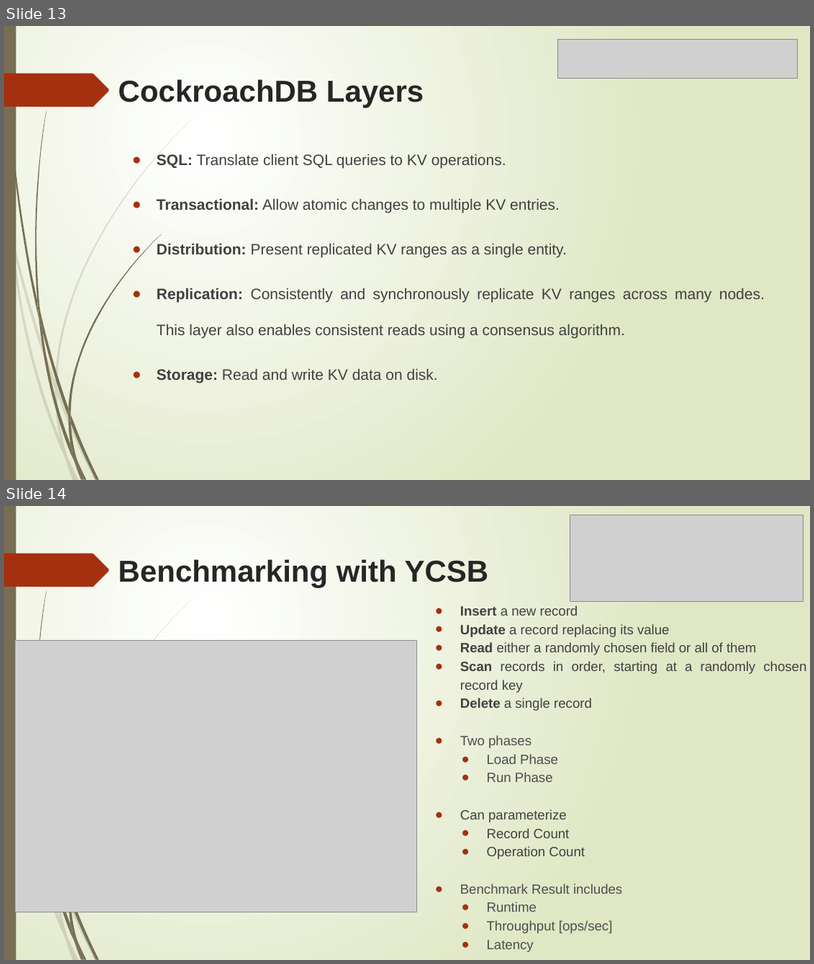
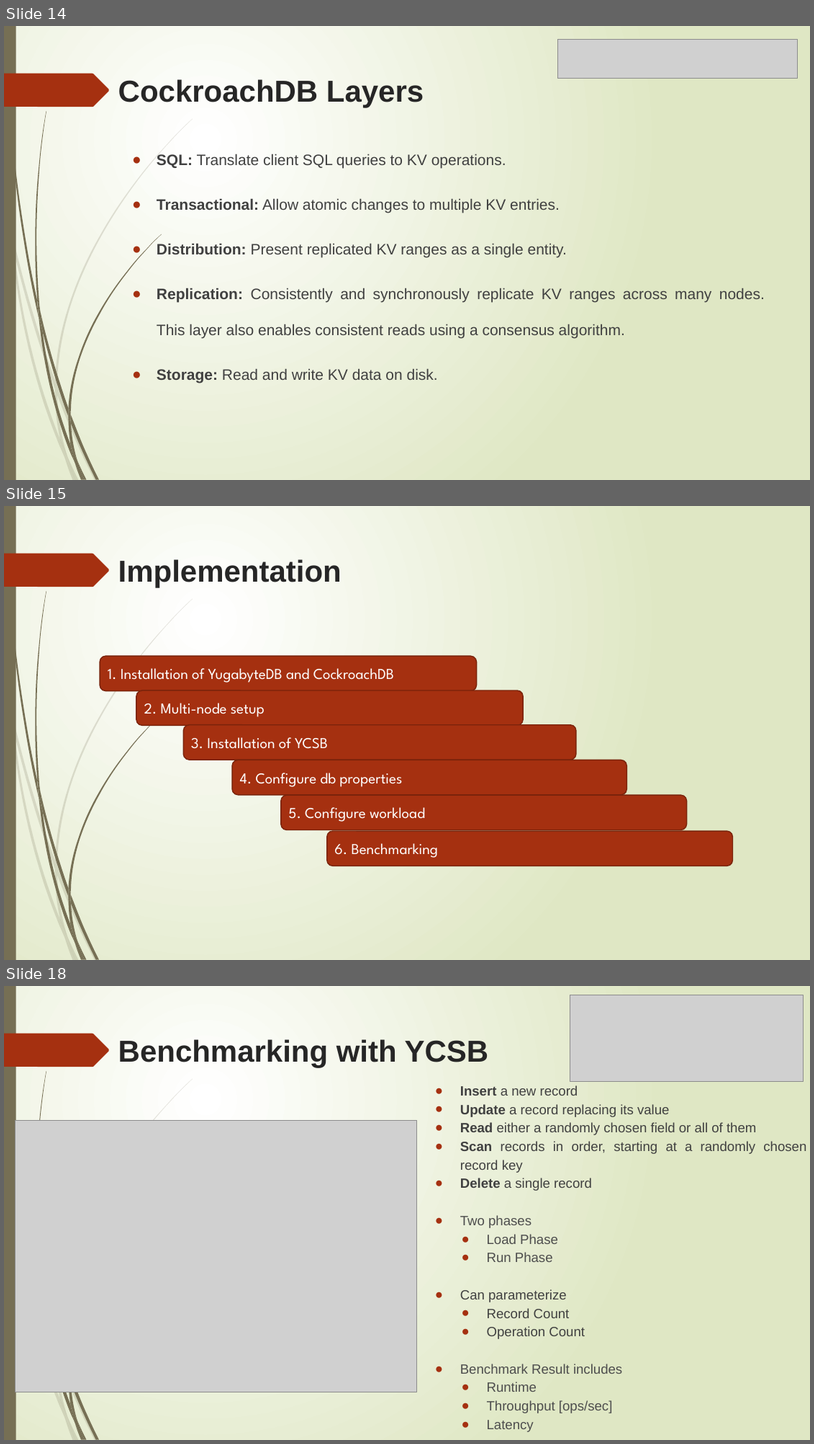
Before and after one commit to SonyShrestha/ADB_YCSB_YugabyteDB_CockroachDB, a slide deck: INFOH415.pptx. Shown one above the other, each under a label of ours: slides 13 and 14 before the commit, slides 14, 15 and 18 after it; the slides between them are not shown. The pictures are 814x964 and 814x1444 pixels, drawn with LibreOffice and Linux fonts; fonts in the diff are those of the drawing; grey boxes stand for pictures. Boxes give left, top, right and bottom in pixels: in the first picture for what was removed or moved away, otherwise in the second. Text is boxed around its words. In the diff, an @@ line names an element or a change of style, - is before the commit and + after.

```diff
--- a/INFOH415.pptx
+++ b/INFOH415.pptx
@@ slide 15 added at [4,506,810,960], background gradient #FFFFFF to #DFE8C4; not listed: 24 template elements that a slide beside it also shows @@
@@ title added at [118,559,342,588], 36 pt, text #262626, bold @@
+Implementation
@@ rounded rectangle added at [100,656,476,691], fill #A53010, outline #7A240C 1.25 pt, 18 pt, text #FFFFFF @@
+1. Installation of YugabyteDB and CockroachDB
@@ rounded rectangle added at [136,690,523,726], fill #A53010, outline #7A240C 1.25 pt, 18 pt, text #FFFFFF @@
+2. Multi-node setup
@@ rounded rectangle added at [184,725,577,760], fill #A53010, outline #7A240C 1.25 pt, 18 pt, text #FFFFFF @@
+3. Installation of YCSB
@@ rounded rectangle added at [233,760,628,795], fill #A53010, outline #7A240C 1.25 pt, 18 pt, text #FFFFFF @@
+4. Configure db properties
@@ rounded rectangle added at [281,795,687,830], fill #A53010, outline #7A240C 1.25 pt, 18 pt, text #FFFFFF @@
+5. Configure workload
@@ rounded rectangle added at [327,831,733,866], fill #A53010, outline #7A240C 1.25 pt, 18 pt, text #FFFFFF @@
+6. Benchmarking
@@ what was slide 13 is now slide 14 @@
@@ what was slide 14 is now slide 18 @@
```
Also in this commit, not shown: 8 slides changed, 4 other slides added, 11 other files.
